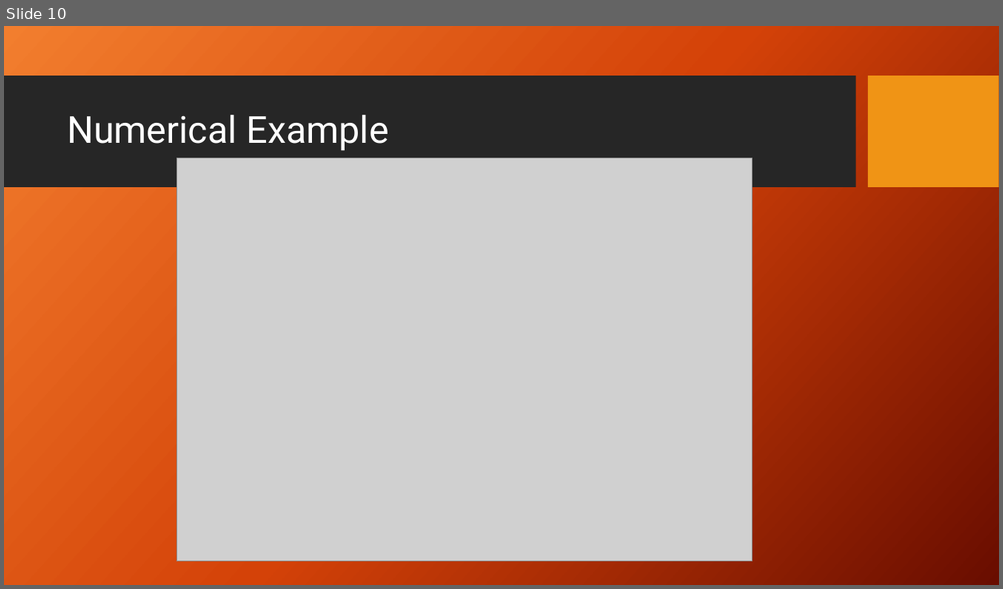
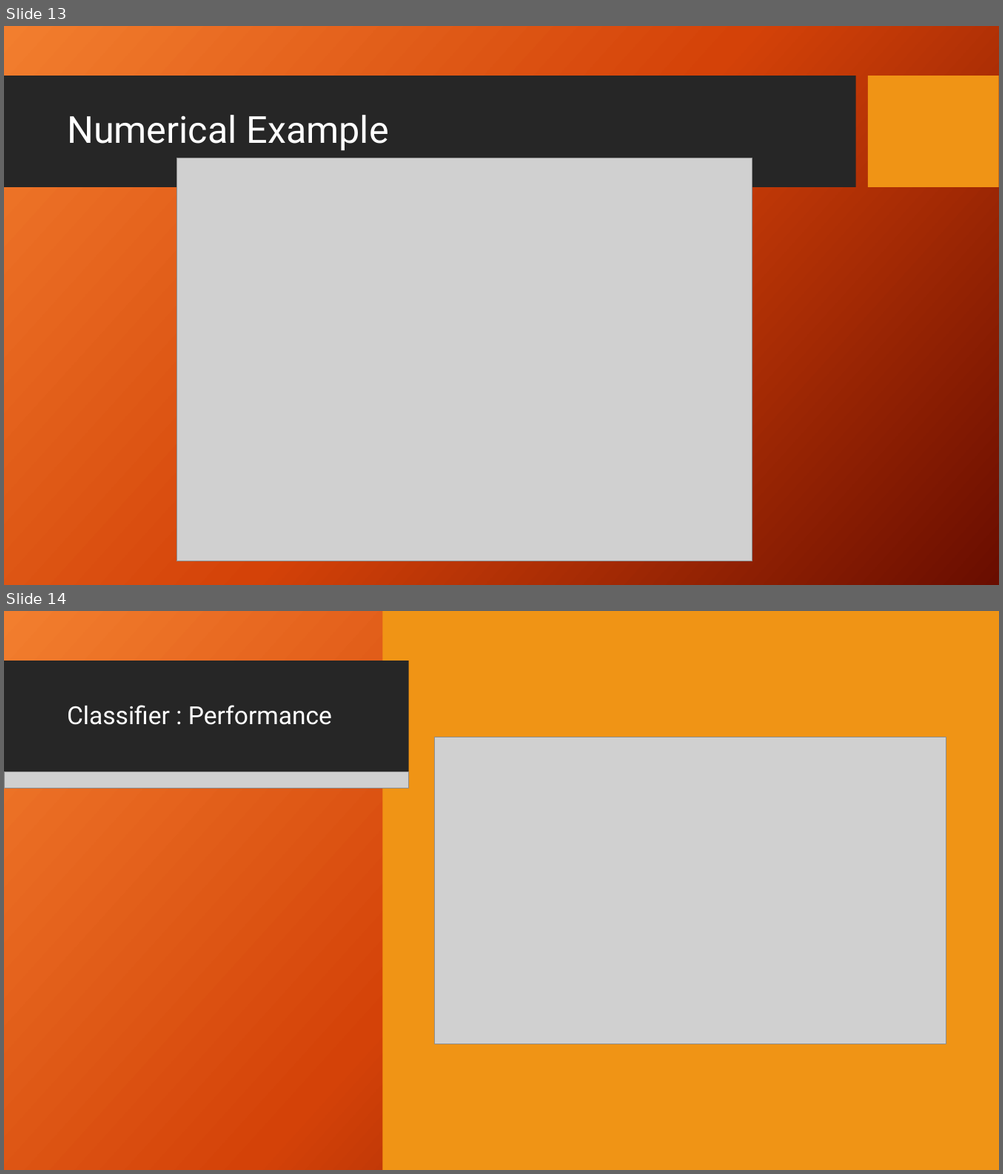
Before and after one commit to TheoHanon/Matrix-Computation, a slide deck: PCA-presentation.pptx. Shown one above the other, each under a label of ours: slide 10 before the commit, slides 13 and 14 after it. The pictures are 1003x589 and 1003x1174 pixels, drawn with LibreOffice and Linux fonts; fonts in the diff are those of the drawing; grey boxes stand for pictures; background and template pictures are left out. Boxes give left, top, right and bottom in pixels: in the first picture for what was removed or moved away, otherwise in the second. Text is boxed around its words. In the diff, an @@ line names an element or a change of style, - is before the commit and + after.

```diff
--- a/PCA-presentation.pptx
+++ b/PCA-presentation.pptx
@@ slide 14 added at bbox=[4, 611, 999, 1170], background picture (left out); not listed: 2 template elements that a slide beside it also shows @@
@@ rectangle added at bbox=[4, 611, 999, 1170], fill gradient #F18031 to #D54209 to #6A0D00 @@
@@ rectangle added at bbox=[382, 611, 999, 1170], fill #F09415 @@
@@ rectangle added at bbox=[4, 661, 408, 773], fill #262626 @@
@@ title added at bbox=[67, 705, 332, 725], 24 pt, text #FFFFFF @@
+Classifier : Performance
@@ picture added at bbox=[435, 737, 946, 1044] @@
@@ picture added at bbox=[4, 772, 408, 788] @@
@@ what was slide 10 is now slide 13 @@
```
Also in this commit, not shown: 2 slides changed, 3 other slides added, 2 other files.
